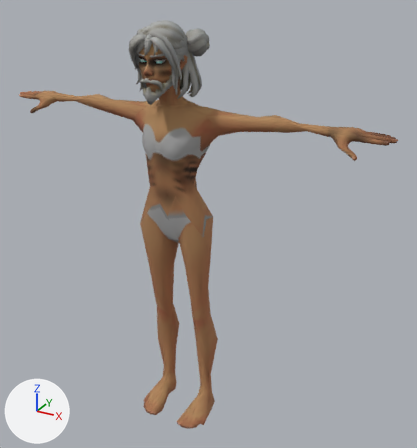
A saved change to the glTF model client/assets/characters/undead_female.glb.
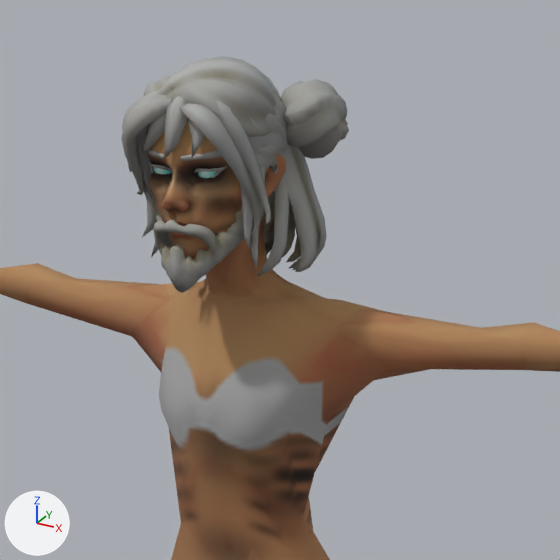
Each version appears first whole from a 50 mm camera at (1.155, -1.813, 1.874) aimed at (0.112, 0.083, 0.926), and next in a close-up on the part from 20% to 68% of the width and 0% to 45% of the height. Arrows for +X, +Y and +Z are at lower left; the lights stay in place. The older version's two pictures come first. Vertices at exactly the same position are counted once.

Script lines for the objects in view, before the commit:
```python
ob_body = bpy.data.objects.new('Body', me_body)
ob_body.location = (0.0, 0.0, 0.0)
ob_eyes = bpy.data.objects.new('Eyes', me_eyes)
ob_eyes.location = (0.0, 0.0, 0.0)
ob_hair_beard = bpy.data.objects.new('Hair_Beard', me_hair_beard)
ob_hair_beard.location = (0.0, 0.0, 0.0)
ob_hair_buns = bpy.data.objects.new('Hair_Buns', me_hair_buns)
ob_hair_buns.location = (0.0, 0.0, 0.0)
ob_hair_long = bpy.data.objects.new('Hair_Long', me_hair_long)
ob_hair_long.location = (0.0, 0.0, 0.0)
ob_hair_simpleparted = bpy.data.objects.new('Hair_SimpleParted', me_hair_simpleparted)
ob_hair_simpleparted.location = (0.0, 0.0, 0.0)
```
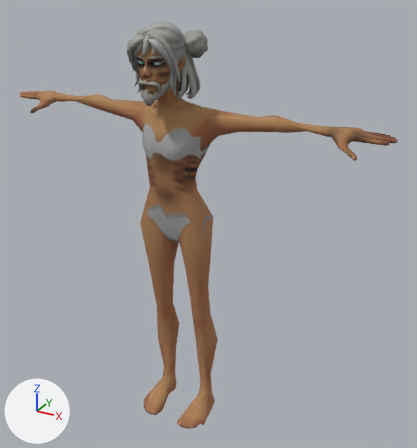
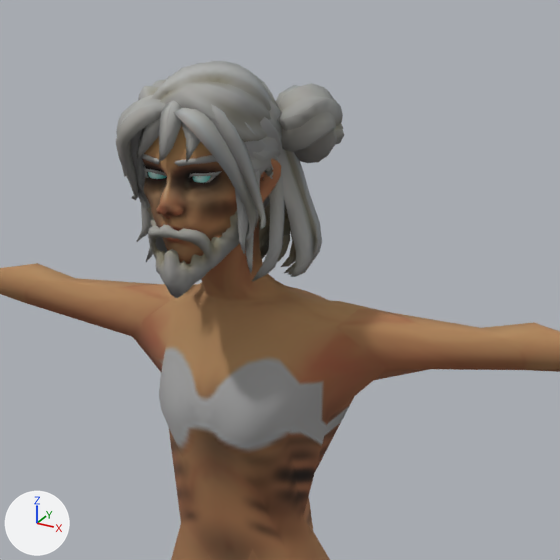
Location of each change, (x1, y1, x2, y2) in pixels of the close-ups (560 x 560 px; the box of a moved part takes in the faces that stretch with it):
'Body', reshaped: before (0, 121, 560, 560); after (0, 124, 560, 560)
'Hair_Long', reshaped: before (121, 81, 326, 277); after (116, 84, 322, 281)
'Hair_Buns', reshaped: before (142, 72, 349, 268); after (136, 76, 344, 273)
'Hair_SimpleParted', moved: before (144, 57, 277, 137); after (138, 61, 272, 142)
'Hair_Beard', reshaped: before (148, 187, 248, 293); after (143, 191, 242, 298)
'Eyes', moved: before (153, 167, 216, 178); after (148, 172, 211, 183)
part 2 of me_body, moved or reshaped: before (148, 121, 336, 327); after (142, 124, 335, 327)
part 3 of me_body, surface changed: before (155, 128, 192, 234); after (144, 141, 209, 250)
part 5 of me_hair_long, moved or reshaped: before (264, 113, 326, 272); after (259, 117, 322, 277)
part 6 of me_hair_long, moved or reshaped (mostly hidden): before (122, 90, 159, 172); after (116, 95, 153, 177)
part 7 of me_hair_long, moved or reshaped (mostly hidden): before (164, 81, 290, 277); after (161, 84, 286, 281)
part 8 of me_hair_long, moved or reshaped: before (121, 94, 171, 195); after (116, 98, 166, 200)
part 9 of me_hair_long, moved or reshaped: before (136, 125, 151, 199); after (130, 129, 145, 202)
part 10 of me_hair_long, moved or reshaped: before (215, 100, 271, 224); after (210, 104, 266, 229)
part 11 of me_hair_long, moved or reshaped: before (179, 103, 261, 236); after (173, 108, 256, 241)
part 12 of me_hair_buns, moved or reshaped: before (142, 114, 166, 154); after (136, 118, 160, 158)
part 13 of me_hair_buns, moved or reshaped: before (165, 96, 188, 157); after (159, 100, 182, 162)
part 14 of me_hair_buns, moved or reshaped: before (187, 117, 206, 157); after (181, 122, 200, 163)
part 15 of me_hair_buns, moved or reshaped: before (142, 75, 349, 268); after (136, 77, 344, 273)

Diff of the bpy script that builds the scene:
```diff
--- a/client/assets/characters/undead_female.glb.py
+++ b/client/assets/characters/undead_female.glb.py
@@ me_eyes @@
-me_eyes.from_pydata(...)  # 388 vertices, 768 faces; spans x -0.0485..0.0485, y -0.1275..-0.0979, z 1.5757..1.6063
+me_eyes.from_pydata(...)  # 388 vertices, 768 faces; spans x -0.0485..0.0485, y -0.1395..-0.1099, z 1.5717..1.6023
+# me_eyes part 1: the whole mesh is moved by (0.0, -0.012, -0.004)
 me_eyes.materials.append(mat_material_0)
@@ me_body @@
-me_body.from_pydata(...)  # 3525 vertices, 7046 faces; spans x -0.82..0.82, y -0.16..0.14, z 0.0..1.7
+me_body.from_pydata(...)  # 3525 vertices, 7046 faces; spans x -0.82..0.82, y -0.17..0.15, z 0.0..1.69
+# me_body part 2: 493 vertices moved from x -0.1..0.09, y -0.16..0.14, z 1.33..1.7 to x -0.1..0.09, y -0.17..0.15, z 1.33..1.69; 881 vertices removed from x -0.08..0.08, y -0.16..0.05, z 1.41..1.69; 881 vertices added at x -0.08..0.08, y -0.17..0.04, z 1.41..1.69
+# me_body part 3: 28 kept faces spanning x -0.07..0.07, y -0.15..0.02, z 1.47..1.67 get new texture (UV) coordinates
 me_body.materials.append(mat_material_0)
@@ me_hair_simpleparted @@
-me_hair_simpleparted.from_pydata(...)  # 695 vertices, 1301 faces; spans x -0.081..0.086, y -0.143..0.051, z 1.543..1.719
+me_hair_simpleparted.from_pydata(...)  # 695 vertices, 1301 faces; spans x -0.081..0.086, y -0.155..0.039, z 1.539..1.715
+# me_hair_simpleparted part 4: the whole mesh is moved by (0.0, -0.012, -0.004)
 me_hair_simpleparted.materials.append(mat_material_0)
@@ me_hair_long @@
-me_hair_long.from_pydata(...)  # 787 vertices, 1452 faces; spans x -0.116..0.116, y -0.162..0.098, z 1.444..1.707
+me_hair_long.from_pydata(...)  # 787 vertices, 1452 faces; spans x -0.116..0.116, y -0.174..0.086, z 1.44..1.703
+# me_hair_long part 5: the loose piece of 405 vertices spanning x -0.116..0.116, y -0.099..0.098, z 1.444..1.707 is multiplied about its middle by the matrix ((1.0, 0.0, 0.0), (0.0, 0.998, 0.001), (0.0, 0.0, 1.0)), then moved by (0.0, -0.012, -0.004)
+# me_hair_long part 6: the loose piece of 48 vertices spanning x -0.093..0.013, y -0.146..-0.102, z 1.581..1.692 is moved by (0.0, -0.012, -0.004)
+# me_hair_long part 7: the loose piece of 147 vertices spanning x -0.089..0.089, y -0.122..0.009, z 1.455..1.697 is moved by (0.0, -0.012, -0.004)
+# me_hair_long part 8: the loose piece of 47 vertices spanning x -0.089..0.002, y -0.162..-0.1, z 1.553..1.68 is moved by (0.0, -0.012, -0.004)
+# me_hair_long part 9: the loose piece of 44 vertices spanning x -0.082..0.008, y -0.153..-0.071, z 1.512..1.681 is moved by (0.0, -0.012, -0.004)
+# me_hair_long part 10: the loose piece of 50 vertices spanning x -0.033..0.104, y -0.136..-0.077, z 1.531..1.69 is moved by (0.0, -0.012, -0.004)
+# me_hair_long part 11: the loose piece of 46 vertices spanning x -0.008..0.084, y -0.158..-0.07, z 1.512..1.681 is moved by (0.0, -0.012, -0.004)
 me_hair_long.materials.append(mat_material_0)
@@ me_hair_buns @@
-me_hair_buns.from_pydata(...)  # 871 vertices, 1642 faces; spans x -0.143..0.143, y -0.156..0.069, z 1.472..1.709
+me_hair_buns.from_pydata(...)  # 871 vertices, 1642 faces; spans x -0.143..0.143, y -0.168..0.057, z 1.468..1.705
+# me_hair_buns part 12: the loose piece of 26 vertices spanning x -0.051..0.008, y -0.15..-0.113, z 1.609..1.686 is moved by (0.0, -0.012, -0.004)
+# me_hair_buns part 13: the loose piece of 27 vertices spanning x -0.008..0.022, y -0.156..-0.11, z 1.609..1.685 is moved by (0.0, -0.012, -0.004)
+# me_hair_buns part 14: the loose piece of 19 vertices spanning x 0.004..0.045, y -0.153..-0.117, z 1.611..1.681 is moved by (0.0, -0.012, -0.004)
+# me_hair_buns part 15: 781 of 871 vertices moved; they spanned x -0.143..0.143, y -0.142..0.069, z 1.472..1.709 and now span x -0.143..0.143, y -0.154..0.057, z 1.468..1.705; mean shift (0.0, -0.012, -0.004); largest move (-0.073, -0.099, 1.564) -> (-0.073, 0.022, 1.682)
+# other edits to the shape of me_hair_buns do not show in these pictures
 me_hair_buns.materials.append(mat_material_0)
@@ me_hair_beard @@
-me_hair_beard.from_pydata(...)  # 596 vertices, 1034 faces; spans x -0.078..0.078, y -0.159..-0.056, z 1.443..1.576
+me_hair_beard.from_pydata(...)  # 596 vertices, 1034 faces; spans x -0.078..0.078, y -0.171..-0.068, z 1.439..1.572
+# me_hair_beard part 16: 592 vertices removed from x -0.078..0.078, y -0.159..-0.056, z 1.443..1.576; 592 vertices added at x -0.078..0.078, y -0.171..-0.068, z 1.439..1.572
 me_hair_beard.materials.append(mat_material_0)
```
